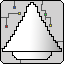
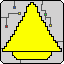
The second (64, 64) image is a revision of the first. Changes to its layers:
painted on "Layer 1 copy" over [left=3, top=3, right=60, bottom=59]
